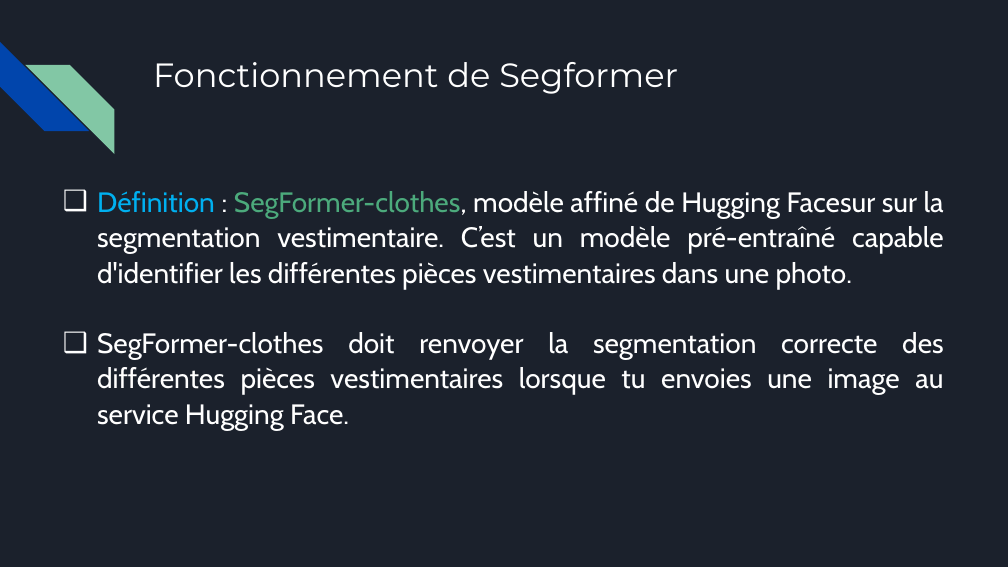
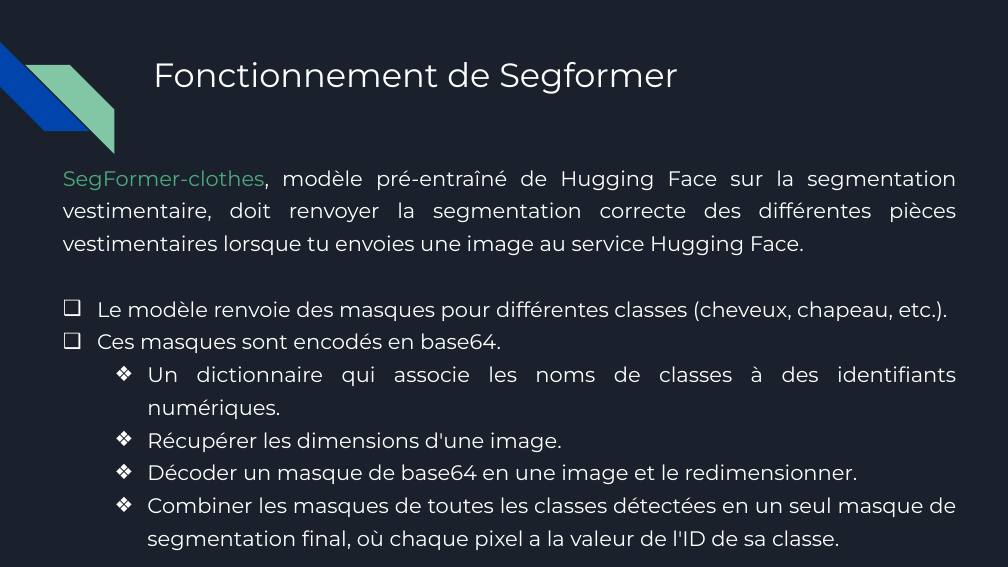
Before and after one commit to linalaetis/FashionTrend, a slide deck: slide 3 of docs/Nkakou_Lina_2_presentation_102025.pptx. Drawn at 1008x567 pixels with LibreOffice and Linux fonts; fonts in the diff are those of the drawing. Boxes give left, top, right and bottom in pixels: in the first picture for what was removed or moved away, otherwise in the second. Text is boxed around its words. In the diff, an @@ line names an element or a change of style, - is before the commit and + after.

```diff
--- a/docs/Nkakou_Lina_2_presentation_102025.pptx
+++ b/docs/Nkakou_Lina_2_presentation_102025.pptx
@@ text at box(63, 170, 956, 550): text changed; size 20 to 15 pt; font Cabin to Montserrat @@
-❑ Définition : SegFormer-clothes, modèle affiné de Hugging Facesur sur la segmentation vestimentaire. C’est un modèle pré-entraîné capable d'identifier les différentes pièces vestimentaires dans une photo.
-❑ SegFormer-clothes doit renvoyer la segmentation correcte des différentes pièces vestimentaires lorsque tu envoies une image au service Hugging Face.
+SegFormer-clothes, modèle pré-entraîné de Hugging Face sur la segmentation vestimentaire, doit renvoyer la segmentation correcte des différentes pièces vestimentaires lorsque tu envoies une image au service Hugging Face.
+❑ Le modèle renvoie des masques pour différentes classes (cheveux, chapeau, etc.).
+❑ Ces masques sont encodés en base64.
+  ❖ Un dictionnaire qui associe les noms de classes à des identifiants numériques.
+  ❖ Récupérer les dimensions d'une image.
+  ❖ Décoder un masque de base64 en une image et le redimensionner.
+  ❖ Combiner les masques de toutes les classes détectées en un seul masque de segmentation final, où chaque pixel a la valeur de l'ID de sa classe.
```
Also in this commit, not shown: 5 other slides changed, 2 slides added, 2 slides removed, 3 other files.
